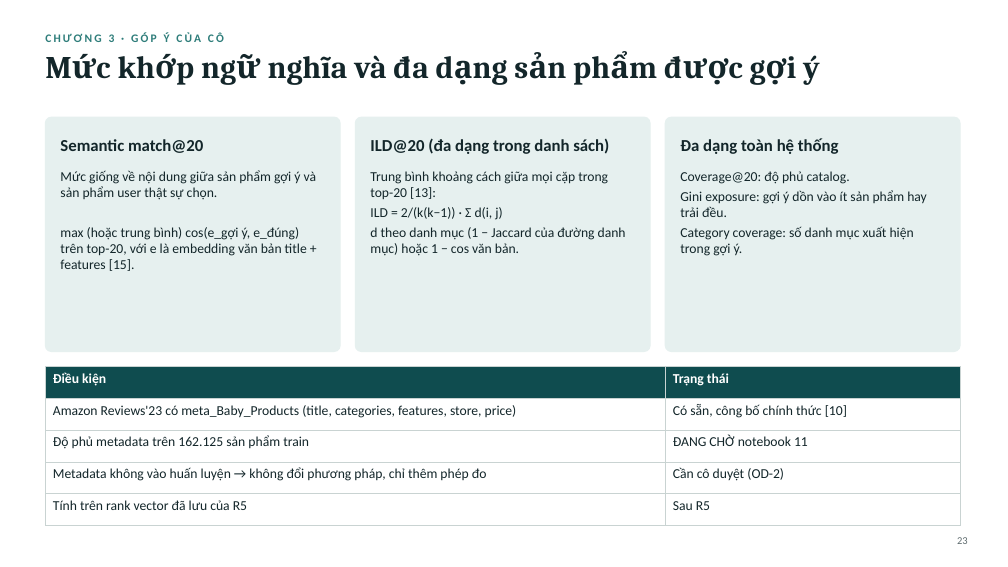
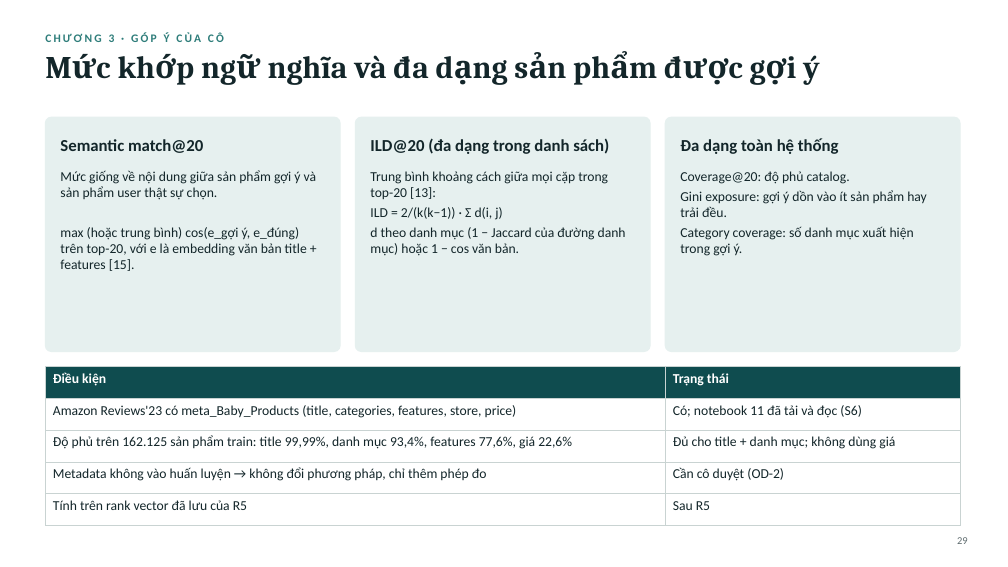
Before and after one commit to vanxuanty95/Ratruong, a slide deck: slide 29 of Do An/05_slides/THESIS_vn.pptx (slide 23 before the commit). Drawn at 1008x567 pixels with LibreOffice and Linux fonts; fonts in the diff are those of the drawing. Boxes give left, top, right and bottom in pixels: in the first picture for what was removed or moved away, otherwise in the second. Text is boxed around its words. In the diff, an @@ line names an element or a change of style, - is before the commit and + after.

```diff
--- a/Do An/05_slides/THESIS_vn.pptx
+++ b/Do An/05_slides/THESIS_vn.pptx
@@ table at (45,367,960,514) @@
-row 2, column 2: Có sẵn, công bố chính thức [10]
+row 2, column 2: Có; notebook 11 đã tải và đọc (S6)
-row 3, column 1: Độ phủ metadata trên 162.125 sản phẩm train
+row 3, column 1: Độ phủ trên 162.125 sản phẩm train: title 99,99%, danh mục 93,4%, features 77,6%, giá 22,6%
-row 3, column 2: ĐANG CHỜ notebook 11
+row 3, column 2: Đủ cho title + danh mục; không dùng giá
```
Also in this commit, not shown: 28 other slides changed, 6 slides added, 13 other files.
